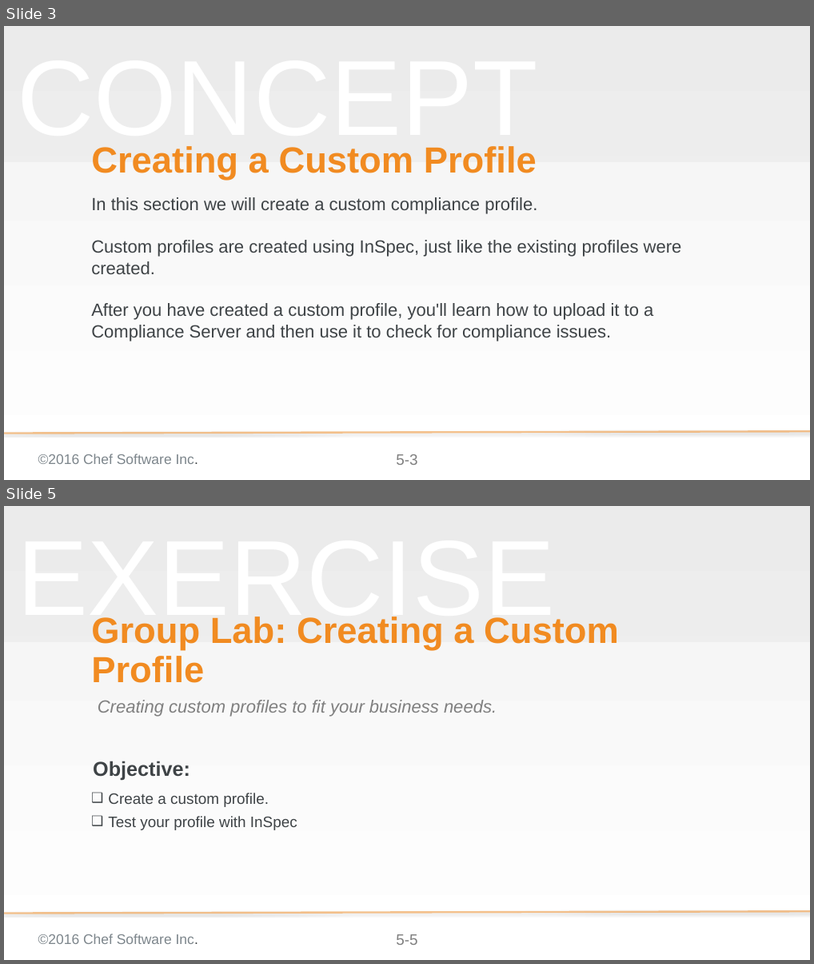
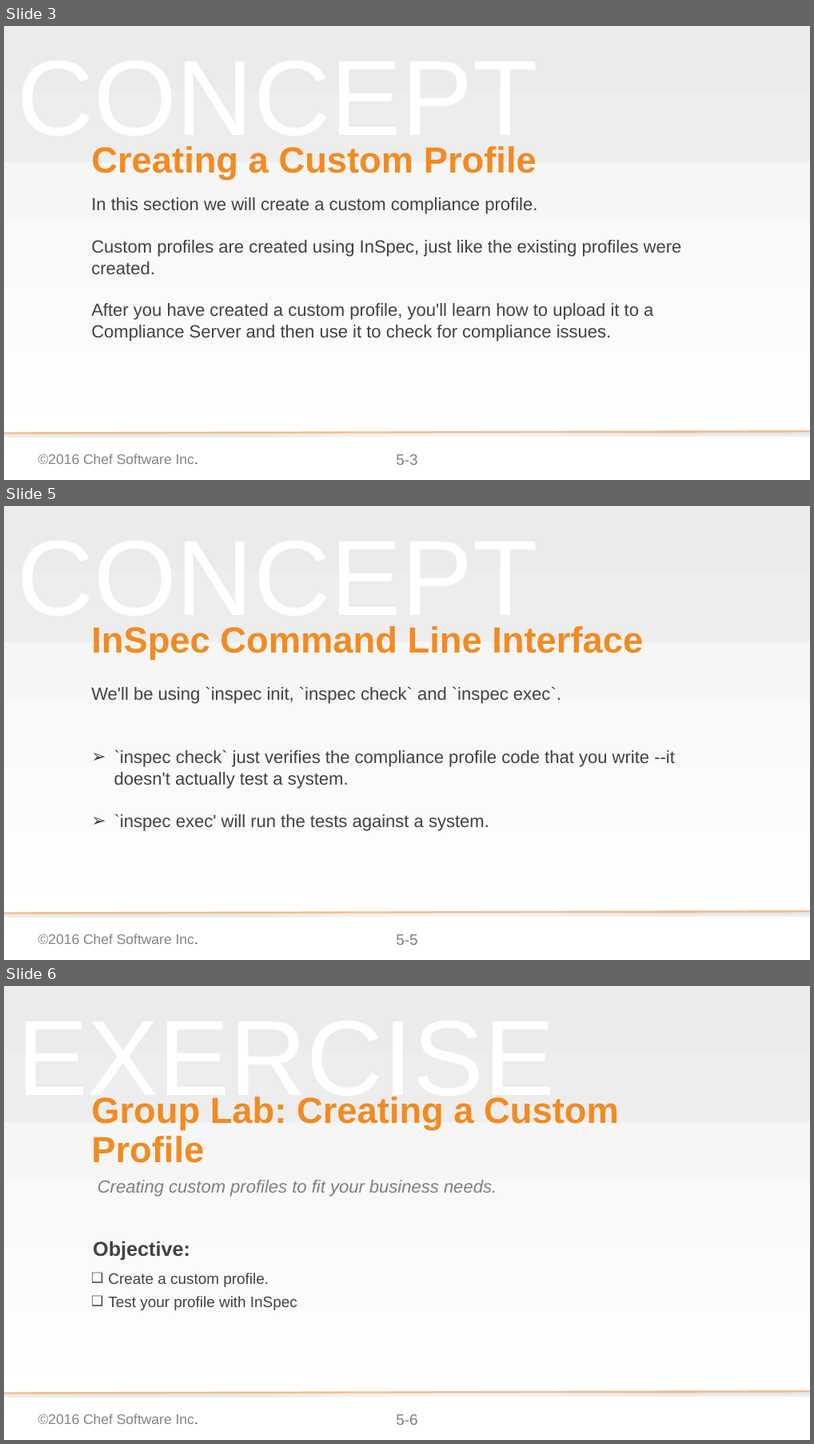
Before and after one commit to bchamby/chef-compliance-installation-configuration-operation, a slide deck: 05-creating-custom-profiles.pptx. Shown one above the other, each under a label of ours: slides 3 and 5 before the commit, slides 3, 5 and 6 after it; the slides between them are not shown. The pictures are 814x964 and 814x1444 pixels, drawn with LibreOffice and Linux fonts; fonts in the diff are those of the drawing; background and template pictures are left out. Boxes give left, top, right and bottom in pixels: in the first picture for what was removed or moved away, otherwise in the second. Text is boxed around its words. In the diff, an @@ line names an element or a change of style, - is before the commit and + after.

Commit message:
Rewrote 05-creating-custom-profiles to suppoet inspec 0.14.2. Still need to add the new profile upload procedure

```diff
--- a/05-creating-custom-profiles.pptx
+++ b/05-creating-custom-profiles.pptx
@@ slide 5 added at box(4, 506, 810, 960), background gradient #F2F2F2 to #FFFFFF; not listed: 5 template elements that a slide beside it also shows @@
@@ title added at box(91, 626, 643, 660), 57.6 pt, text #F18B21, bold @@
+InSpec Command Line Interface
@@ subtitle added at box(91, 686, 675, 831), 28 pt, text #3E4346 @@
+We'll be using `inspec init, `inspec check` and `inspec exec`.
+➢ `inspec check` just verifies the compliance profile code that you write --it doesn't actually test a system.
+➢ `inspec exec' will run the tests against a system.
@@ what was slide 5 is now slide 6 @@
```
Also in this commit, not shown: 4 slides changed, 15 other slides added, 21 slides removed.
